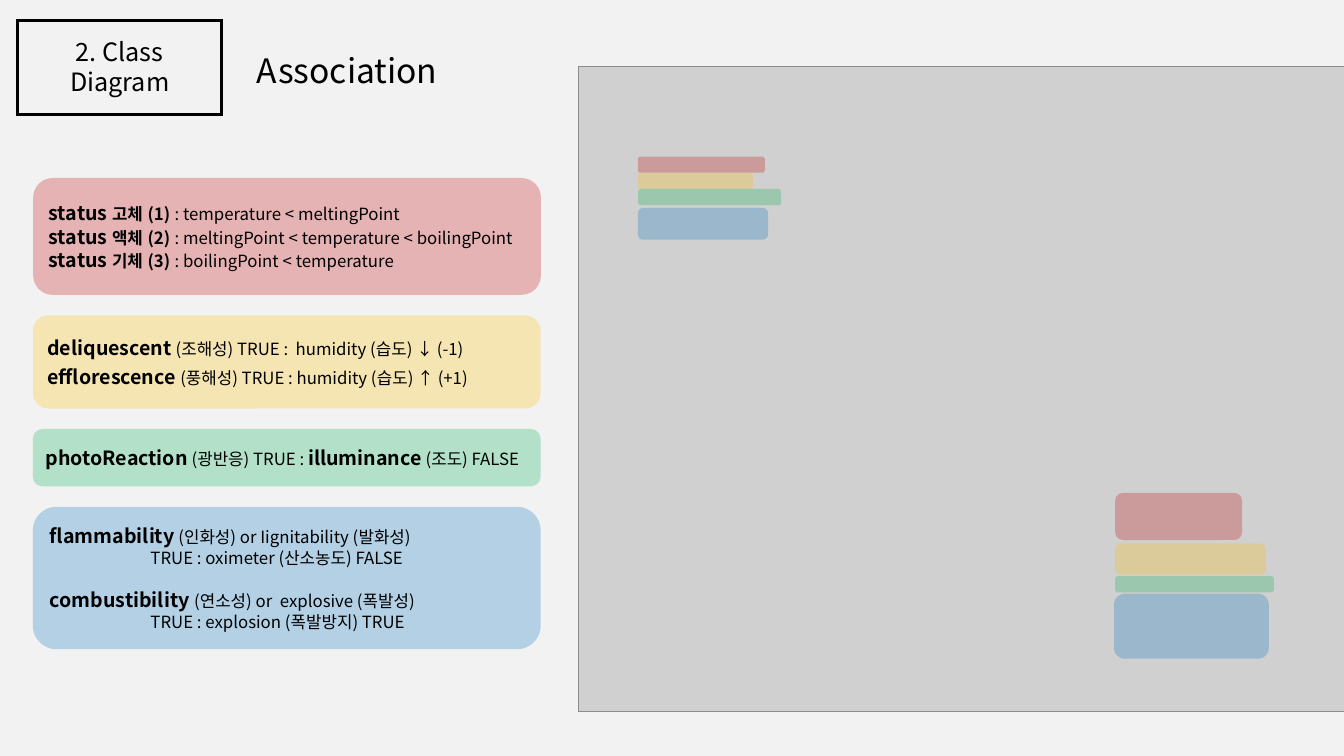
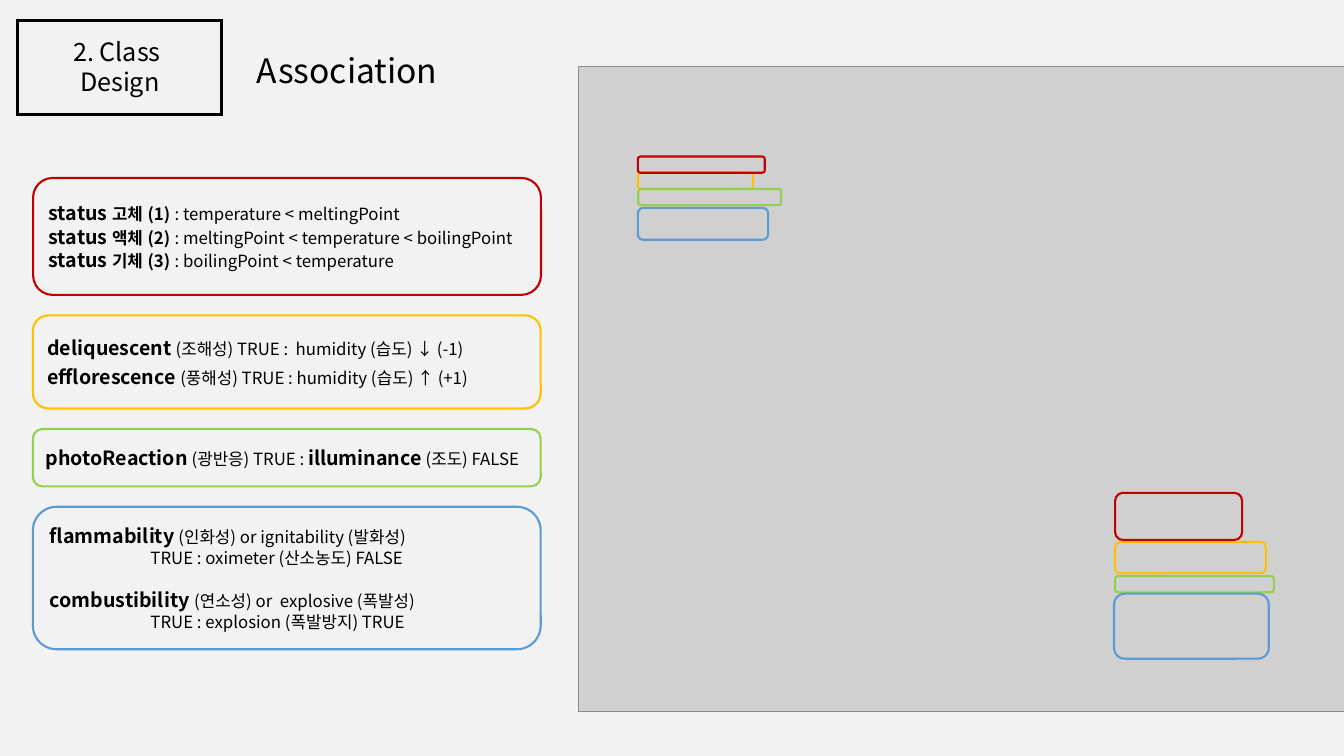
Before and after one commit to jisukim97/ChemicalManagementApplication, a slide deck: slide 23 of Document/2_Software Architect Documentation/Software Architecture Documentation 1.0.pptx (slide 20 before the commit). Drawn at 1344x756 pixels with LibreOffice and Linux fonts; fonts in the diff are those of the drawing; grey boxes stand for pictures. Boxes give left, top, right and bottom in pixels: in the first picture for what was removed or moved away, otherwise in the second. Text is boxed around its words. In the diff, an @@ line names an element or a change of style, - is before the commit and + after.

```diff
--- a/Document/2_Software Architect Documentation/Software Architecture Documentation 1.0.pptx
+++ b/Document/2_Software Architect Documentation/Software Architecture Documentation 1.0.pptx
@@ text at bbox=[73, 41, 161, 97]: text changed @@
-2. Class Diagram
+2. Class
+Design
@@ fill #C00000 at 26% opacity to none; outline none to #C00000 1.5 pt in 3 elements at bbox=[33, 178, 541, 295], bbox=[638, 156, 765, 172], bbox=[1115, 493, 1242, 540] @@
@@ text in rounded rectangle at bbox=[50, 527, 406, 548]: text changed @@
-flammability (인화성) or Iignitability (발화성)
+flammability (인화성) or ignitability (발화성)
@@ fill #FFC000 at 26% opacity to none; outline none to #FFC000 1.5 pt in 3 elements at bbox=[33, 316, 541, 408], bbox=[638, 172, 753, 189], bbox=[1115, 542, 1266, 574] @@
@@ fill #0070C0 at 26% opacity to none; outline none to #5B9BD5 1.5 pt in 3 elements at bbox=[33, 507, 541, 649], bbox=[638, 208, 768, 240], bbox=[1114, 594, 1269, 659] @@
@@ fill #00B050 at 26% opacity to none; outline none to #92D050 1.5 pt in 3 elements at bbox=[33, 430, 541, 487], bbox=[638, 189, 781, 205], bbox=[1115, 577, 1273, 593] @@
```
Also in this commit, not shown: 11 other slides changed, 3 slides added.
